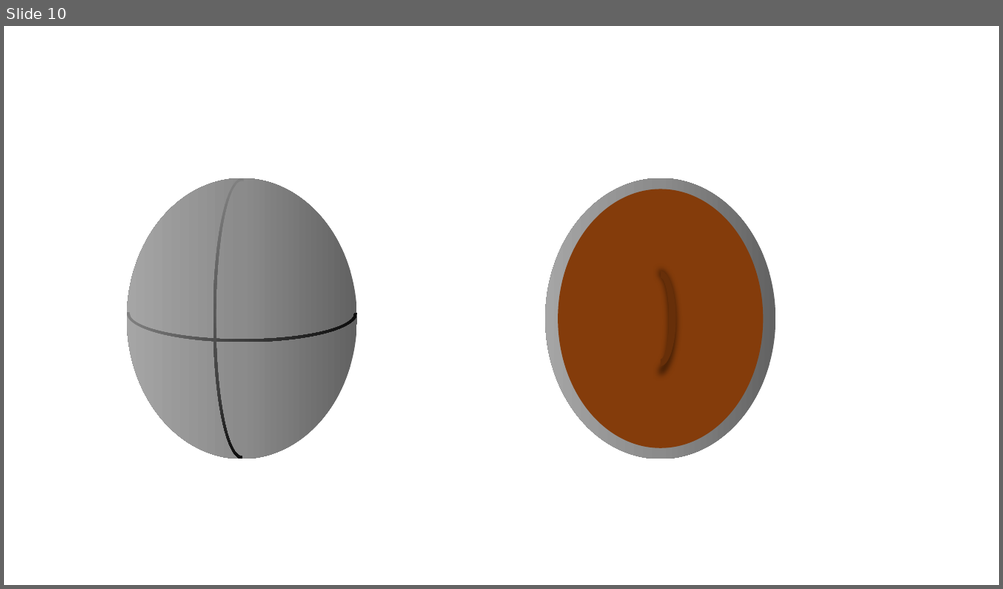
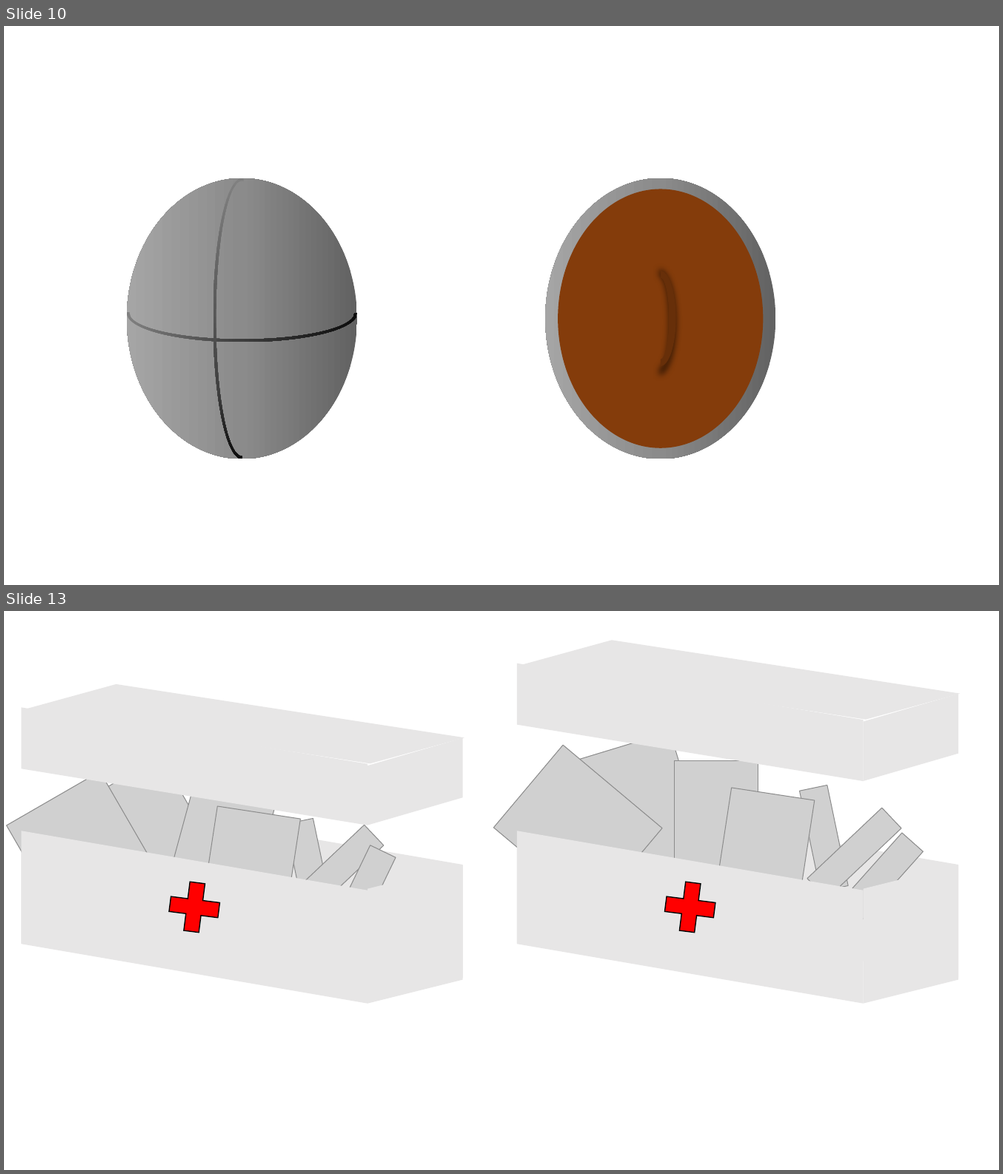
Before and after one commit to TT-3-14159265358979323846264338/defend_the_castle, a slide deck: default/soldier weapon.pptx. Shown one above the other, each under a label of ours: slide 10 before the commit, slides 10 and 13 after it; the slides between them are not shown. The pictures are 1003x589 and 1003x1174 pixels, drawn with LibreOffice and Linux fonts; fonts in the diff are those of the drawing; grey boxes stand for pictures. Boxes give left, top, right and bottom in pixels: in the first picture for what was removed or moved away, otherwise in the second. Text is boxed around its words. In the diff, an @@ line names an element or a change of style, - is before the commit and + after.

```diff
--- a/default/soldier weapon.pptx
+++ b/default/soldier weapon.pptx
@@ slide 13 added at (4,611,999,1170), background #FFFFFF @@
@@ parallelogram added at (518,627,960,733), fill #E7E6E6 @@
@@ parallelogram added at (22,671,464,777), fill #E7E6E6 @@
@@ parallelogram added at (517,664,862,781), fill #E7E6E6 @@
@@ parallelogram added at (863,694,959,781), fill #E7E6E6 @@
@@ parallelogram added at (21,707,367,825), fill #E7E6E6 @@
@@ parallelogram added at (367,738,463,826), fill #E7E6E6 @@
@@ picture added at (566,732,708,887) @@
@@ picture added at (67,757,225,923) @@
@@ picture added at (494,745,663,911) @@
@@ picture added at (674,761,758,908) @@
@@ picture added at (6,772,165,938) @@
@@ picture added at (158,776,278,941) @@
@@ picture added at (708,788,814,946) @@
@@ picture added at (800,786,848,892) @@
@@ parallelogram added at (21,806,116,945), fill #E7E6E6 @@
@@ parallelogram added at (116,805,463,978), fill #E7E6E6 @@
@@ picture added at (195,806,301,965) @@
@@ parallelogram added at (517,806,612,945), fill #E7E6E6 @@
@@ parallelogram added at (612,805,959,978), fill #E7E6E6 @@
@@ picture added at (807,808,901,899) @@
@@ parallelogram added at (21,831,367,1004), fill #E7E6E6 @@
@@ picture added at (285,819,334,925) @@
@@ picture added at (290,825,384,917) @@
@@ parallelogram added at (518,831,864,1004), fill #E7E6E6 @@
@@ picture added at (326,846,395,951) @@
@@ picture added at (834,833,923,929) @@
@@ parallelogram added at (367,866,463,1004), fill #E7E6E6 @@
@@ parallelogram added at (862,866,959,1004), fill #E7E6E6 @@
@@ plus added at (167,880,222,934), fill #FF0000, outline #000000 1 pt @@
@@ plus added at (662,880,717,934), fill #FF0000, outline #000000 1 pt @@
```
Also in this commit, not shown: 4 other slides added, 2 slides removed.
